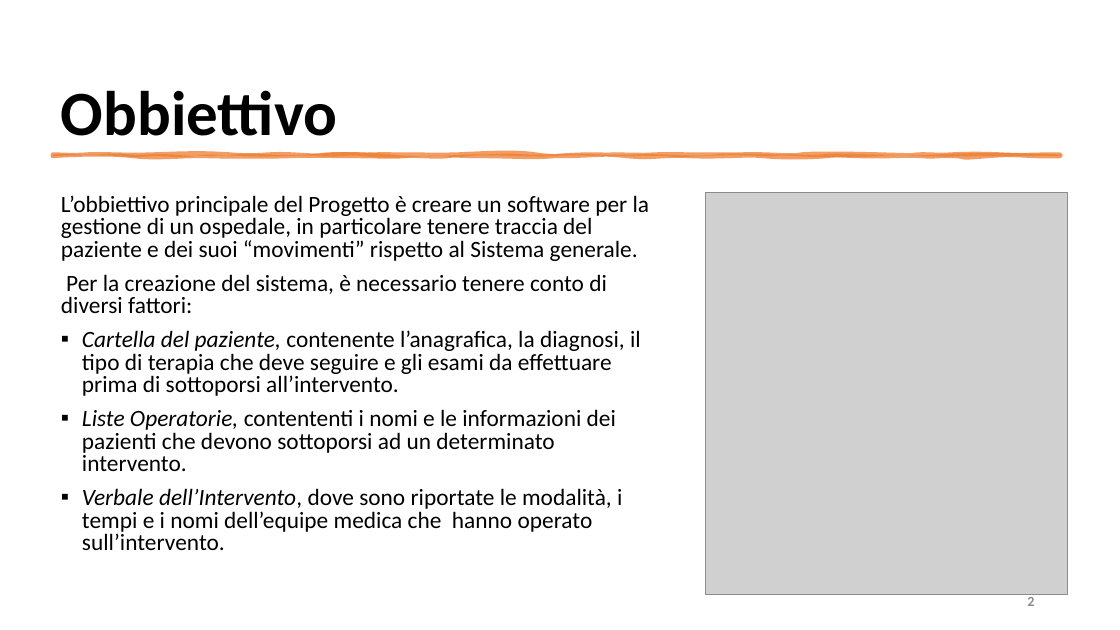
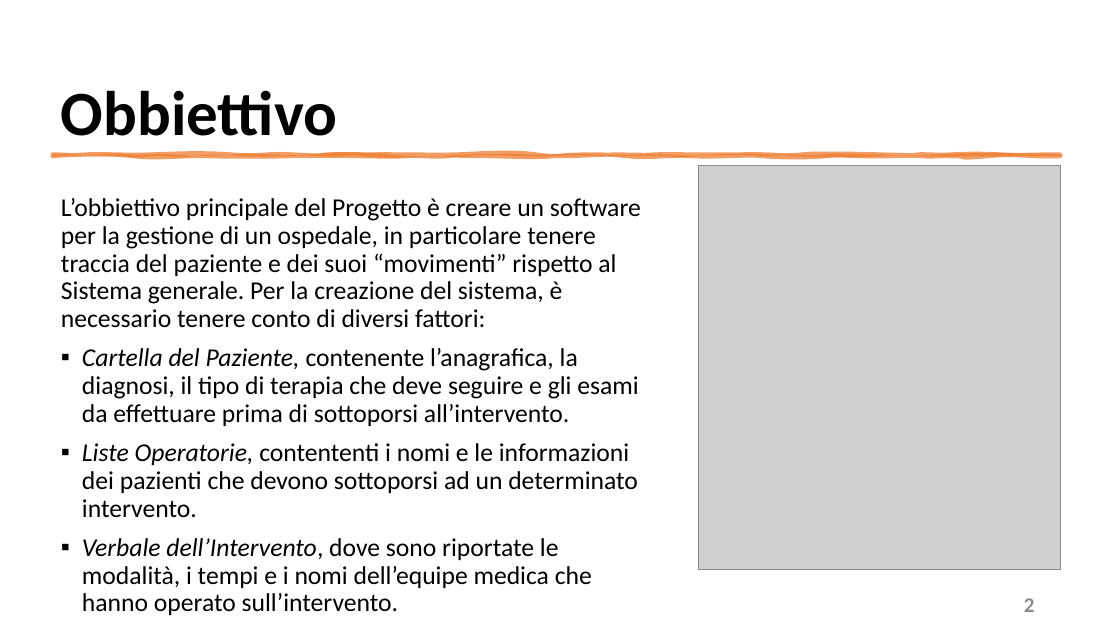
Before and after one commit to mangilimatteo/Progetto_Ingegneria_Software_Cattaneo_Mangili_Saini, a slide deck: slide 2 of Presentazione_Progetto.pptx. Drawn at 1120x630 pixels with LibreOffice and Linux fonts; fonts in the diff are those of the drawing; grey boxes stand for pictures. Boxes give left, top, right and bottom in pixels: in the first picture for what was removed or moved away, otherwise in the second. Text is boxed around its words. In the diff, an @@ line names an element or a change of style, - is before the commit and + after.

```diff
--- a/Presentazione_Progetto.pptx
+++ b/Presentazione_Progetto.pptx
@@ picture: place and size @@
-picture at [705,192,1067,595]
+picture at [699,166,1061,571]
@@ text at [61,198,641,426]: text changed; size 20 to 22 pt @@
-L’obbiettivo principale del Progetto è creare un software per la gestione di un ospedale, in particolare tenere traccia del paziente e dei suoi “movimenti” rispetto al Sistema generale.
-Per la creazione del sistema, è necessario tenere conto di diversi fattori:
-▪ Cartella del paziente, contenente l’anagrafica, la diagnosi, il tipo di terapia che deve seguire e gli esami da effettuare prima di sottoporsi all’intervento.
+L’obbiettivo principale del Progetto è creare un software per la gestione di un ospedale, in particolare tenere traccia del paziente e dei suoi “movimenti” rispetto al Sistema generale. Per la creazione del sistema, è necessario tenere conto di diversi fattori:
+▪ Cartella del Paziente, contenente l’anagrafica, la diagnosi, il tipo di terapia che deve seguire e gli esami da effettuare prima di sottoporsi all’intervento.
@@ text at [82,443,638,615]: size 20 to 22 pt in "Liste Operatorie, contententi i nomi e le ...", "Verbale dell’Intervento, dove sono riportate le modalità, ..."; line spacing 0.8 to 0.9 @@
@@ text "2" at [1024,598,1035,612]: size 12 to 18 pt @@
```
Also in this commit, not shown: 6 other slides changed, 1 slide added.
